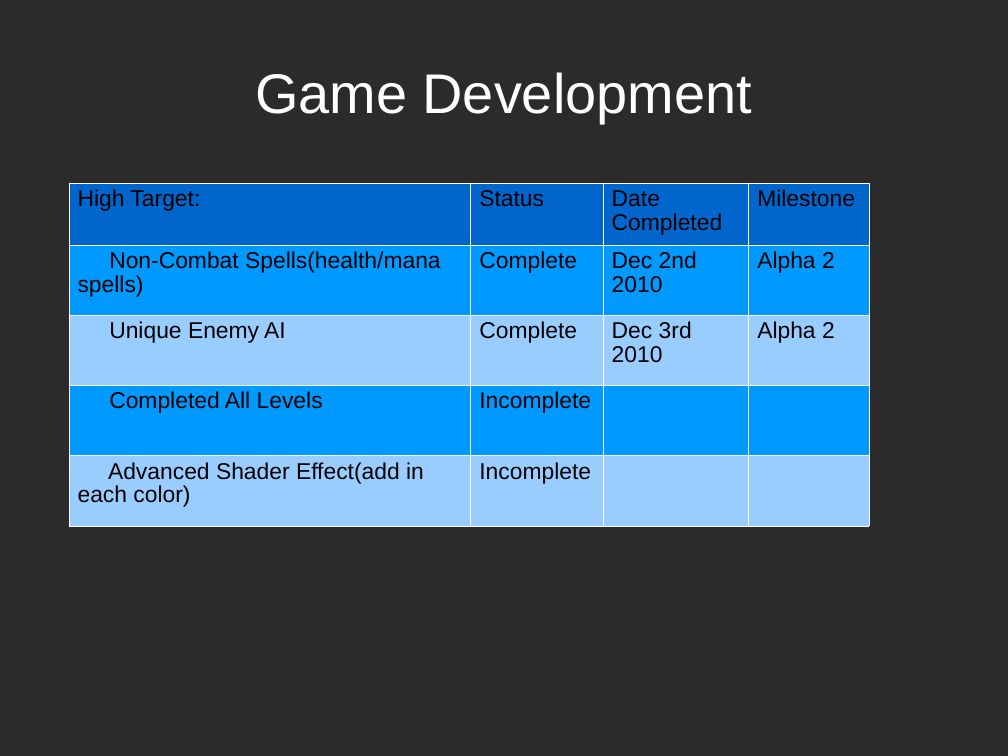
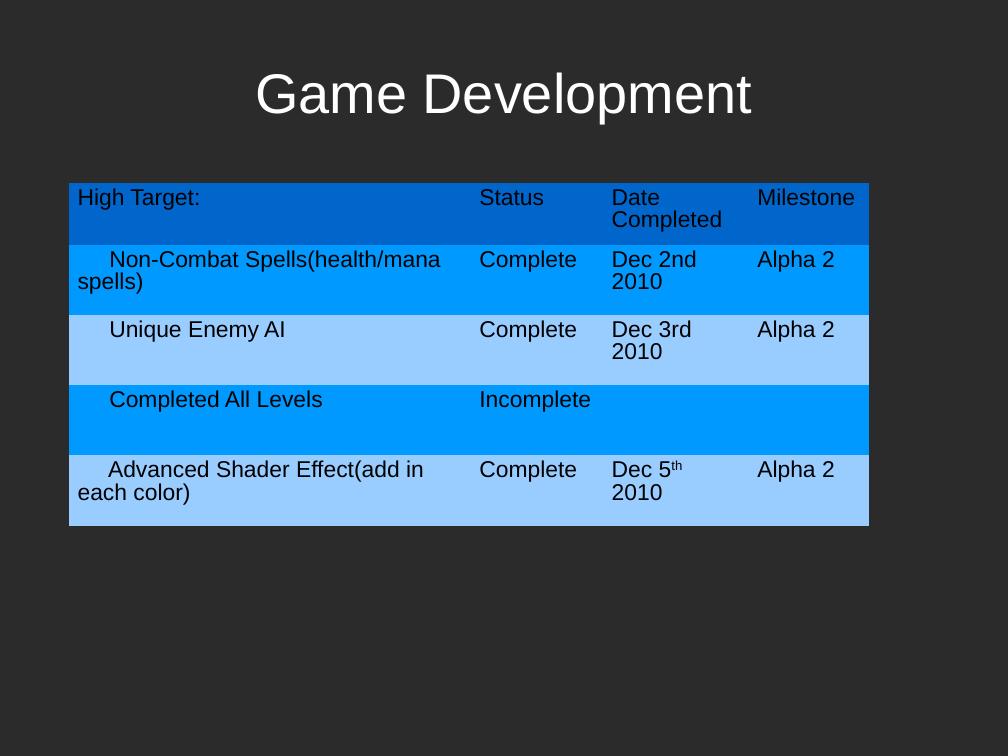
Before and after one commit to eternalmatt/Archanist-Tower, a slide deck: slide 15 of Documents/ArchanistTower-FinalPresentation.ppt. Drawn at 1008x756 pixels with LibreOffice and Linux fonts; fonts in the diff are those of the drawing; background and template pictures are left out; a plain dark background stands for a picture behind light text. Boxes give left, top, right and bottom in pixels: in the first picture for what was removed or moved away, otherwise in the second. Text is boxed around its words. In the diff, an @@ line names an element or a change of style, - is before the commit and + after.

```diff
--- a/Documents/ArchanistTower-FinalPresentation.ppt
+++ b/Documents/ArchanistTower-FinalPresentation.ppt
@@ table at <box>69,183,869,526</box> @@
-row 5: Advanced Shader Effect(add in each color) | Incomplete |  | 
+row 5: Advanced Shader Effect(add in each color) | Complete | Dec 5th 2010 | Alpha 2
@@ line spacing 0.93 to 0.87 @@
@@ borders changed @@
```
Also in this commit, not shown: 12 other slides changed.
